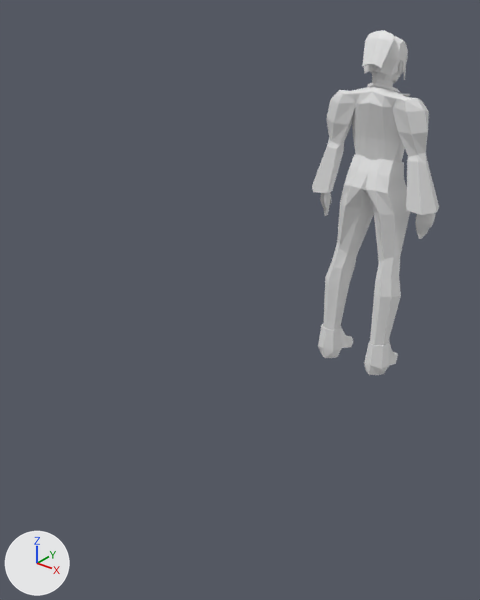
An edit to the Blender file Assets/Characters/Annabel lee/Annabel_Lee1.blend, drawn before and after from the same camera.
Both versions are drawn from a 50 mm camera at (2.6, -3.77, 3.28) aimed at (-0.12, -0.37, 1.17). Arrows for +X, +Y and +Z are at lower left; the lights stay in place. The first picture is the older version.

Objects in the first picture: 'Arms Shirt', 'Body', 'Hair', 'Pants', 'Shoes.001', 'Vest' and 1 more.
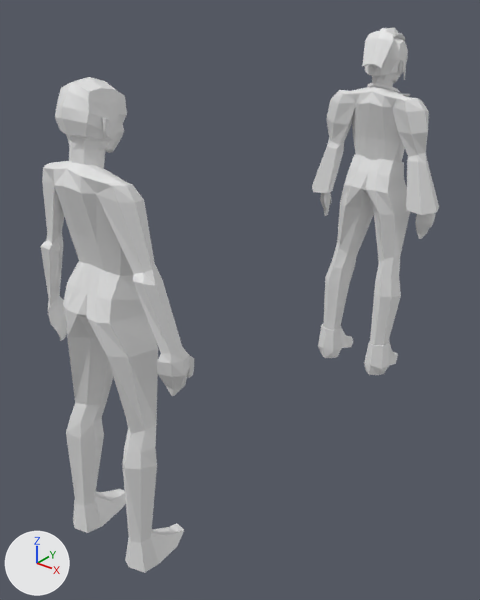
What differs and where, as boxes [x1, y1, x2, y2] in the pictures (480 x 600 px):
'original body', shown
    after: [41, 77, 194, 573]
'Hat', reshaped, rescaled (not visible before)
    after: [380, 28, 405, 41]
'Shoes.001', unchanged, covered by the edit
    before: [318, 324, 398, 375]
'Shoes', unchanged, uncovered by the edit
    after: [318, 324, 398, 375]

The edits, one by one:
me_roundcube_001 is used by ob_hat; location (-0.024, 1.414, 2.72); rotation (-0.176, 0.0, 0.0), in degrees (-10, 0, 0); scale (0.627, 0.627, 0.627).
me_roundcube_001 had 8 vertices, 3 faces and spanned x -0.093..0.0, y -0.227..0.181, z 0.112..0.206.
me_roundcube_001 now has 38 vertices, 28 faces and spans x -0.165..0.168, y -0.237..0.136, z 0.169..0.342.
me_roundcube_001 part 1: the whole mesh is rebuilt.
Object 'original body' (ob_original_body) is now shown.
Object 'Hat' (ob_hat) is rescaled from (0.627, 0.627, 0.627) to (0.794, 0.794, 0.794).
